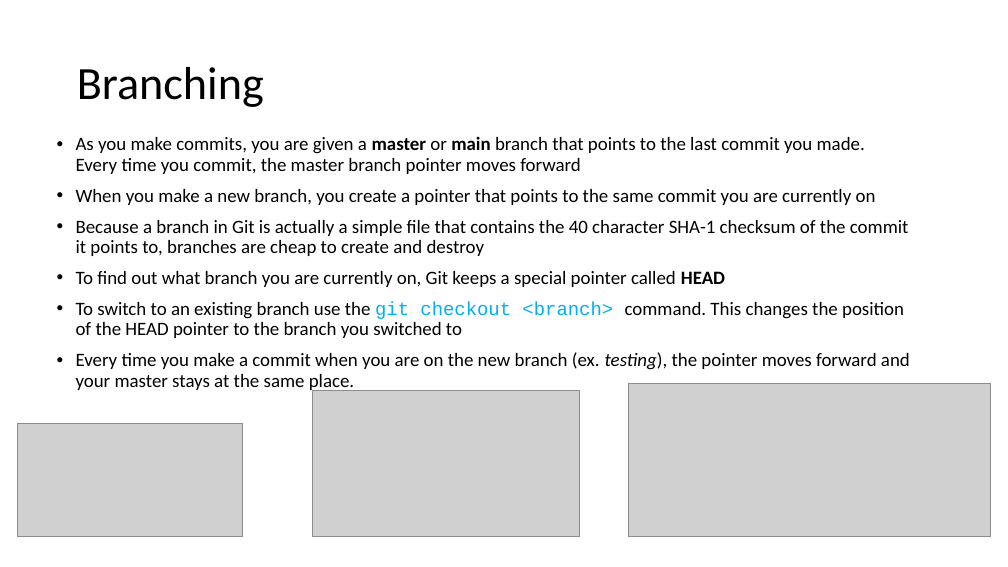
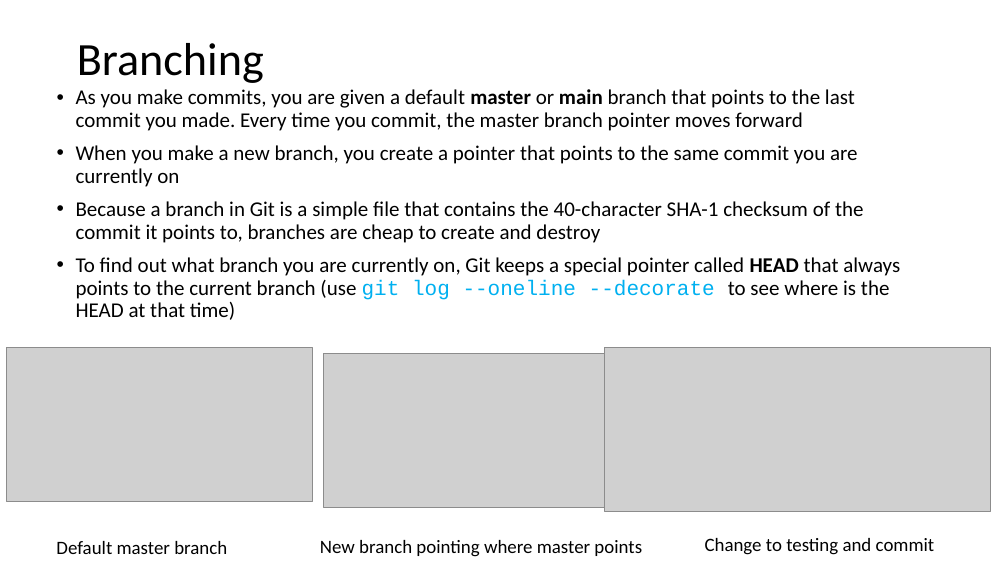
Before and after one commit to imarag/tutorials_content_imarag, a slide deck: slide 27 of GIT_tutorial.pptx (slide 26 before the commit). Drawn at 1008x567 pixels with LibreOffice and Linux fonts; fonts in the diff are those of the drawing; grey boxes stand for pictures. Boxes give left, top, right and bottom in pixels: in the first picture for what was removed or moved away, otherwise in the second. Text is boxed around its words. In the diff, an @@ line names an element or a change of style, - is before the commit and + after.

```diff
--- a/GIT_tutorial.pptx
+++ b/GIT_tutorial.pptx
@@ title "Branching": place and size @@
-title "Branching" at <box>77,67,264,107</box>
+title "Branching" at <box>77,43,264,83</box>
@@ text "As you make commits, you ...": place and size @@
-text "As you make commits, you ..." at <box>76,137,910,392</box>
+text "As you make commits, you ..." at <box>76,89,900,320</box>
@@ text at <box>76,89,855,131</box>: text changed; size 18 to 20 pt @@
-• As you make commits, you are given a master or main branch that points to the last commit you made. Every time you commit, the master branch pointer moves forward
+• As you make commits, you are given a default master or main branch that points to the last commit you made. Every time you commit, the master branch pointer moves forward
@@ text at <box>76,145,858,187</box>: size 18 to 20 pt in "When you make a new branch, you ..." @@
@@ text at <box>76,201,900,320</box>: text changed; size 18 to 20 pt @@
-• Because a branch in Git is actually a simple file that contains the 40 character SHA-1 checksum of the commit it points to, branches are cheap to create and destroy
-• To find out what branch you are currently on, Git keeps a special pointer called HEAD
-• To switch to an existing branch use the git checkout <branch> command. This changes the position of the HEAD pointer to the branch you switched to
-• Every time you make a commit when you are on the new branch (ex. testing), the pointer moves forward and your master stays at the same place.
+• Because a branch in Git is a simple file that contains the 40-character SHA-1 checksum of the commit it points to, branches are cheap to create and destroy
+• To find out what branch you are currently on, Git keeps a special pointer called HEAD that always points to the current branch (use git log --oneline --decorate to see where is the HEAD at that time)
@@ picture: place and size @@
-picture at <box>17,424,243,537</box>
+picture at <box>7,348,313,501</box>
@@ picture: place and size @@
-picture at <box>312,391,579,537</box>
+picture at <box>324,354,604,507</box>
@@ picture: place and size @@
-picture at <box>628,383,991,537</box>
+picture at <box>604,348,990,511</box>
@@ text added at <box>705,538,935,555</box>, 18 pt, text #000000 @@
+Change to testing and commit
@@ text added at <box>56,541,227,554</box>, 18 pt, text #000000 @@
+Default master branch
@@ text added at <box>320,540,642,557</box>, 18 pt, text #000000 @@
+New branch pointing where master points
```
Also in this commit, not shown: 26 other slides changed, 21 slides added, 2 slides removed, 1 other file.
